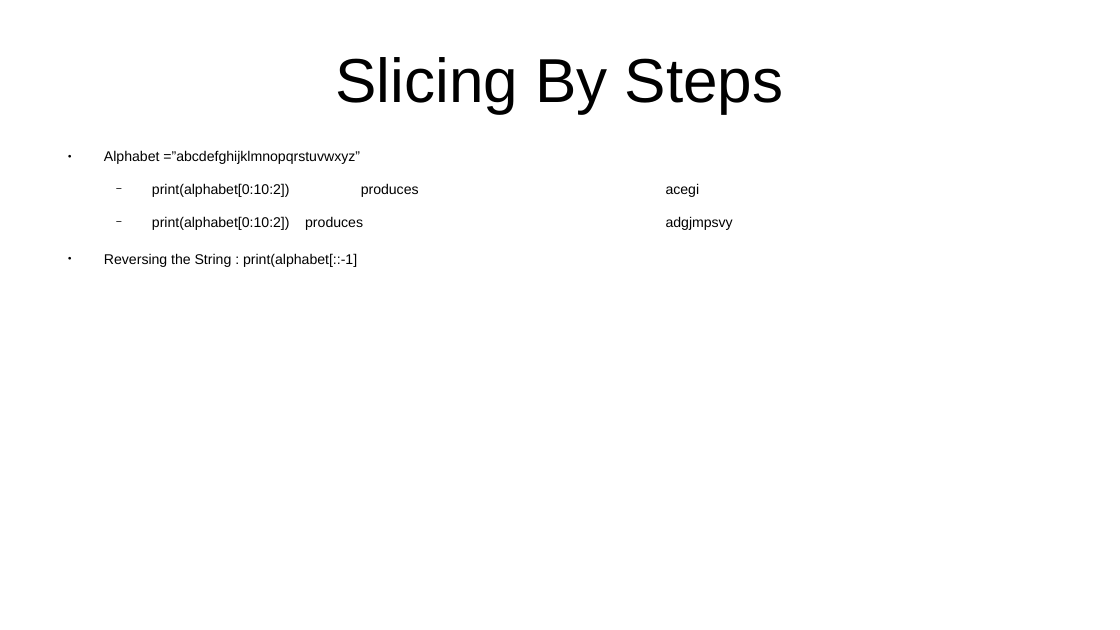
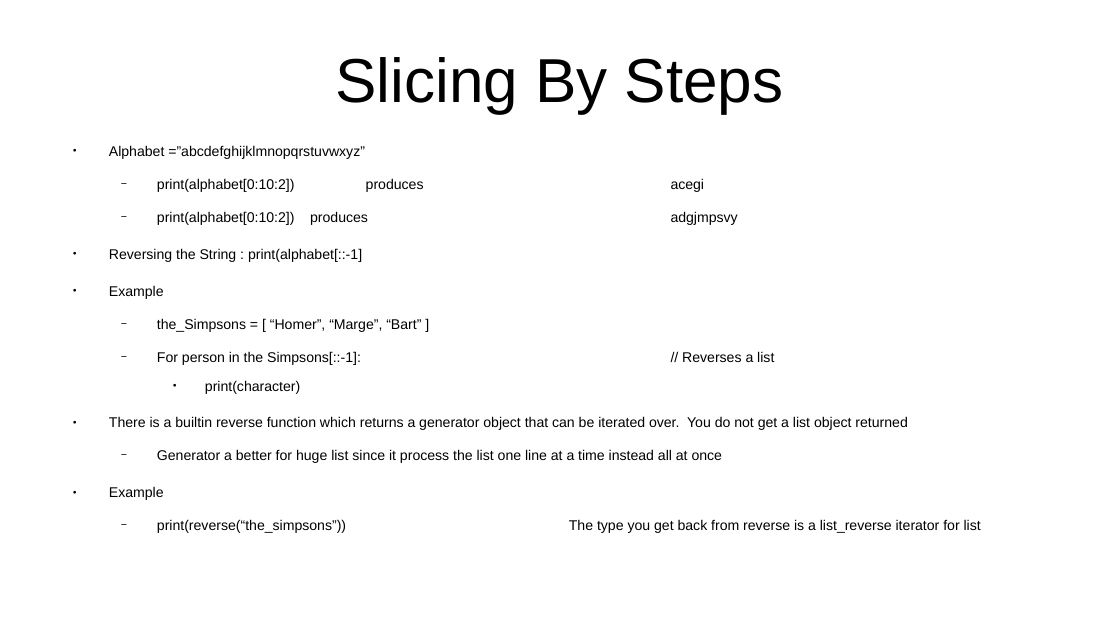
Before and after one commit to CharlesStockman/languages, a slide deck: slide 29 of python/notes/01_core.odp. Drawn at 1120x630 pixels with LibreOffice and Linux fonts; fonts in the diff are those of the drawing. Boxes give left, top, right and bottom in pixels: in the first picture for what was removed or moved away, otherwise in the second. Text is boxed around its words. In the diff, an @@ line names an element or a change of style, - is before the commit and + after.

```diff
--- a/python/notes/01_core.odp
+++ b/python/notes/01_core.odp
@@ text at (x1=109, y1=286, x2=981, y2=533): paragraphs added @@
+● Example
+  − the_Simpsons = [ “Homer”, “Marge”, “Bart” ]
+  − For person in the Simpsons[::-1]: // Reverses a list
+    ● print(character)
+● There is a builtin reverse function which returns a generator object that can be iterated over. You do not get a list object returned
+  − Generator a better for huge list since it process the list one line at a time instead all at once
+● Example
+  − print(reverse(“the_simpsons”)) The type you get back from reverse is a list_reverse iterator for list
```
Also in this commit, not shown: 3 other slides changed, 1 slide added, 1 other file.
